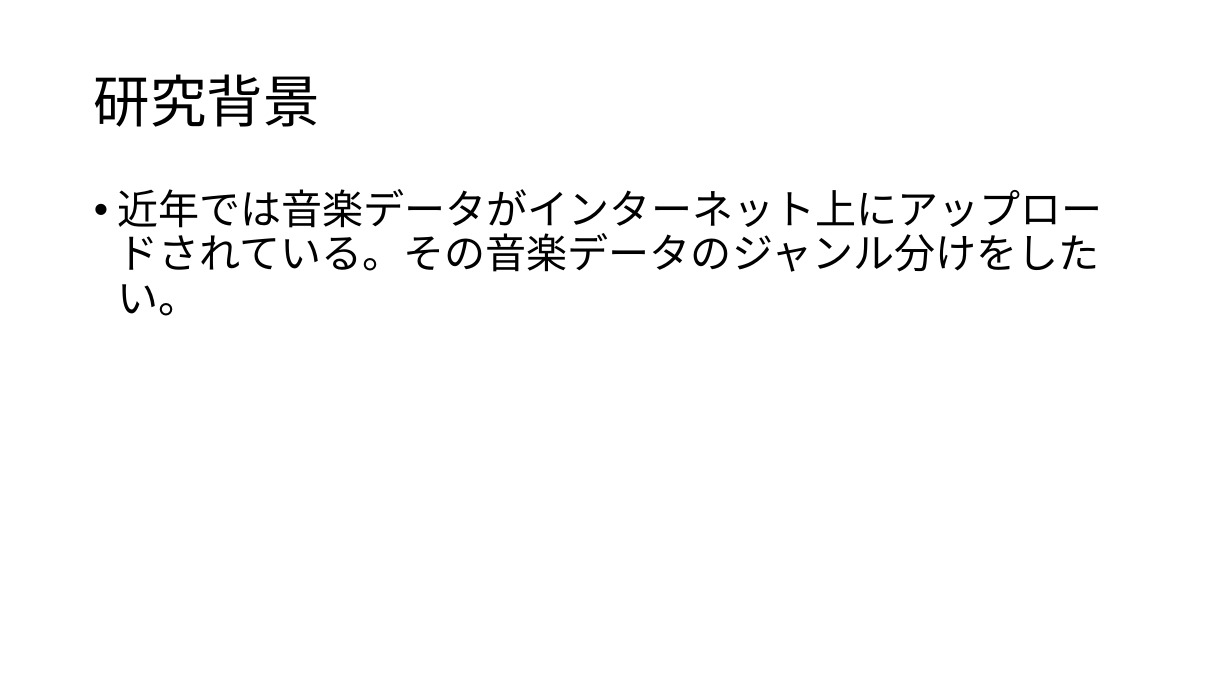
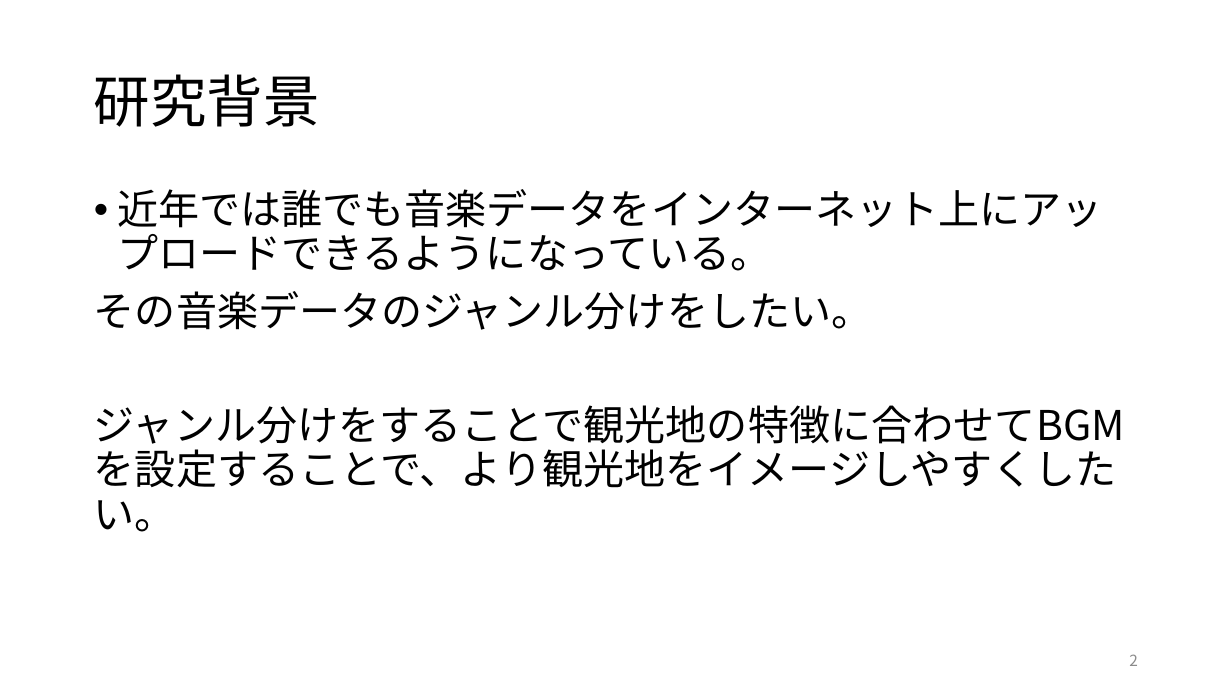
Before and after one commit to kait-takanolab/1821144-yoshii-thesis, a slide deck: slide 2 of 1821144_yoshii_sotsuken_0725.pptx (slide 5 before the commit). Drawn at 1232x693 pixels with LibreOffice and Linux fonts; fonts in the diff are those of the drawing. Boxes give left, top, right and bottom in pixels: in the first picture for what was removed or moved away, otherwise in the second. Text is boxed around its words. In the diff, an @@ line names an element or a change of style, - is before the commit and + after.

```diff
--- a/1821144_yoshii_sotsuken_0725.pptx
+++ b/1821144_yoshii_sotsuken_0725.pptx
@@ text at (94,189,1125,532): text changed @@
-• 近年では音楽データがインターネット上にアップロードされている。その音楽データのジャンル分けをしたい。
+• 近年では誰でも音楽データをインターネット上にアップロードできるようになっている。
+その音楽データのジャンル分けをしたい。
+ジャンル分けをすることで観光地の特徴に合わせてBGMを設定することで、より観光地をイメージしやすくしたい。
@@ page number added at (1129,654,1138,666), 12 pt, text #8C8C8C @@
+2
```
Also in this commit, not shown: 5 other slides changed, 3 slides added, 2 slides removed.
